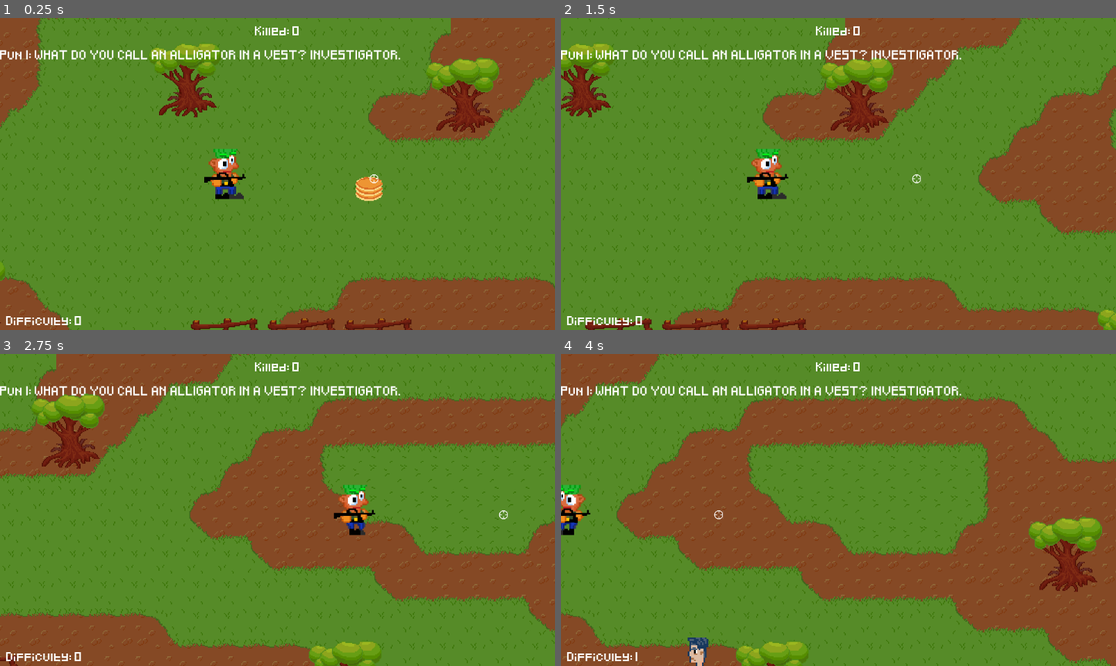
Above: before the commit, frames 1-4 (two rows, left to right).
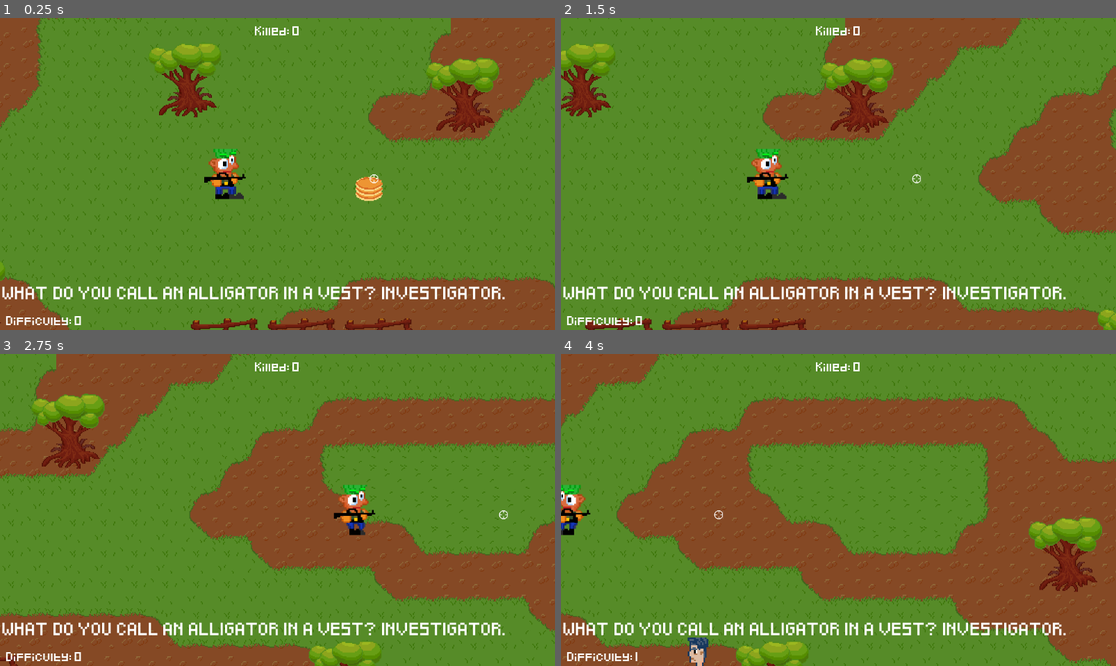
Above: after the commit, the same moments.

Repository: Fjonan/PeterPun
Game: Godot game, scene res://scenes/main.tscn
Same seed, same stepped clock (60 frames per second), same inputs: the game is played once before the commit and once after it.
Inputs (mouse positions are in pixels of both pictures, inside the frame that each line leads up to):
- Up to frame 1 (0.25 s): no input
- Up to frame 2 (1.5 s): tap Enter (ui_accept) at 0.5, 0.77 s; move the mouse to (960, 158) at 0.52 s; hold Right (ui_right) 0.53-1.25 s; hold F 0.53-1.25 s; click (960, 158) at 0.67 s; drag from (727, 189) to (810, 236) at 1.27 s
- Up to frame 3 (2.75 s): move the mouse to (333, 441) at 2.02 s; hold Right (ui_right) from 2.03 s (still down); hold F from 2.03 s (still down); click (333, 441) at 2.17 s
- Up to frame 4 (4 s): release Right (ui_right) at 2.75 s; release F at 2.75 s; drag from (810, 572) to (672, 463) at 2.77 s; move the mouse to (1005, 556) at 3.52 s; hold Left (ui_left) from 3.53 s (still down); hold F from 3.53 s (still down); click (1005, 556) at 3.67 s; tap Enter (ui_accept) at 3.77 s

The runs differ from the first frame. In frame 1, 2.9% of the frame differs, in the area x 0-91%, y 10-91%; in frame 2, 2.9%; in frame 3, 2.9%; in frame 4, 2.9%.

Commit message:
pun bigger

Diff:
--- a/scenes/main.tscn
+++ b/scenes/main.tscn
@@ -105,6 +105,11 @@
 theme_override_fonts/font = ExtResource("5_jnemn")
 text = "0"
 
+[node name="MiddleRow" type="HBoxContainer" parent="CanvasLayer/VBoxContainer"]
+layout_mode = 2
+size_flags_vertical = 3
+mouse_filter = 2
+
 [node name="PunRow" type="HBoxContainer" parent="CanvasLayer/VBoxContainer"]
 layout_mode = 2
 mouse_filter = 2
@@ -115,22 +120,17 @@
 [node name="PunRow1Label" type="Label" parent="CanvasLayer/VBoxContainer/PunRow"]
 layout_mode = 2
 theme_override_fonts/font = ExtResource("5_jnemn")
-text = "Pun 1:"
 
 [node name="RichTextLabel" type="RichTextLabel" parent="CanvasLayer/VBoxContainer/PunRow"]
 clip_contents = false
 layout_mode = 2
 size_flags_horizontal = 3
 theme_override_fonts/normal_font = ExtResource("5_jnemn")
+theme_override_font_sizes/normal_font_size = 22
 bbcode_enabled = true
-text = "0asdf"
+text = "I was wondering why the ball was getting bigger. Then it hit me."
 fit_content = true
 scroll_active = false
-
-[node name="MiddleRow" type="HBoxContainer" parent="CanvasLayer/VBoxContainer"]
-layout_mode = 2
-size_flags_vertical = 3
-mouse_filter = 2
 
 [node name="BottomRow" type="HBoxContainer" parent="CanvasLayer/VBoxContainer"]
 layout_mode = 2
